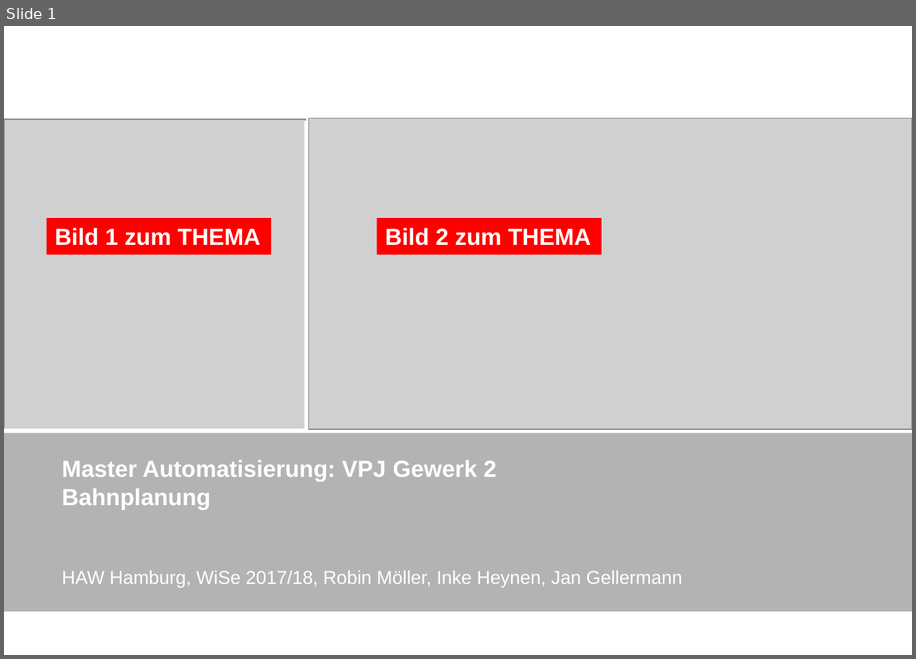
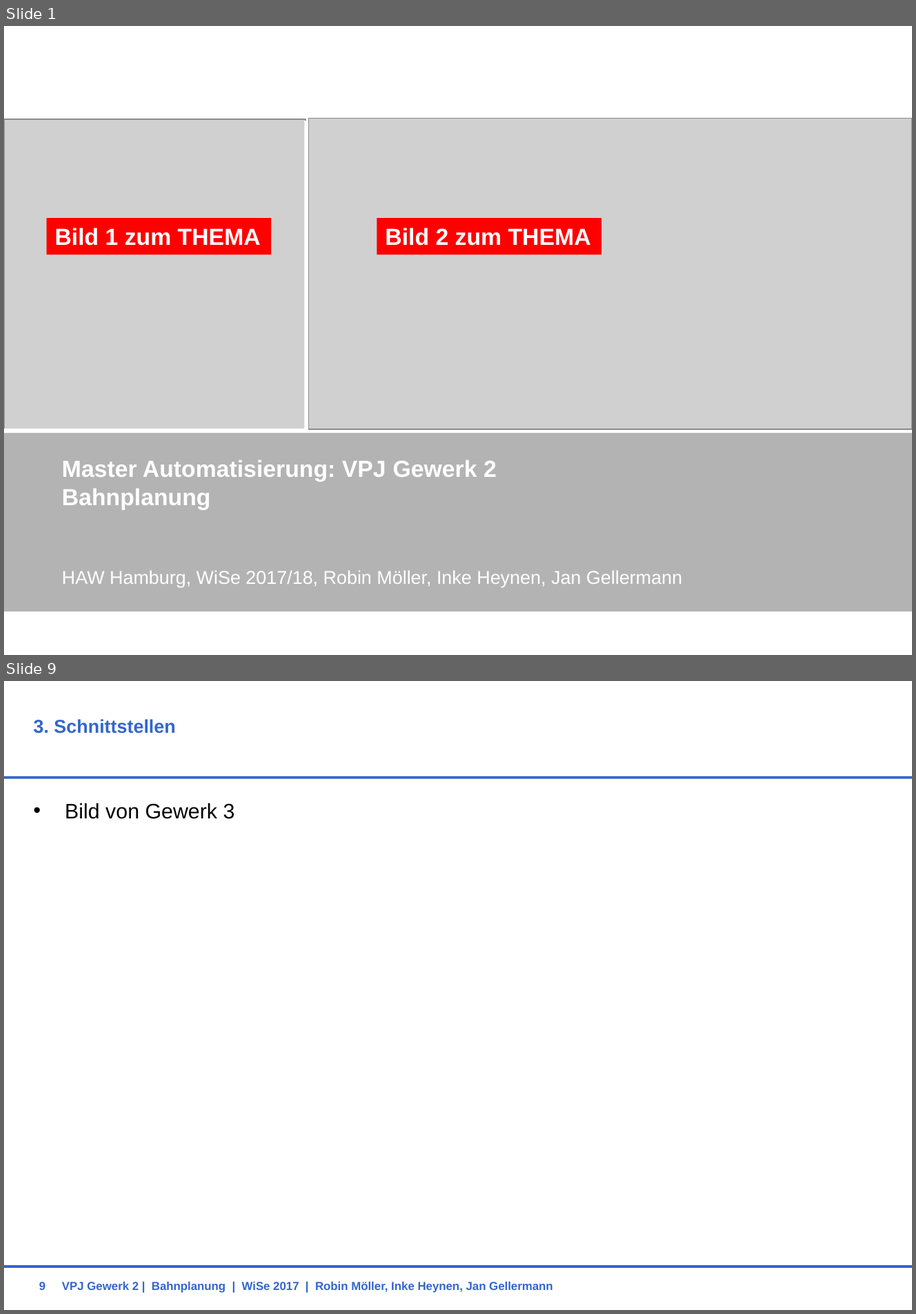
Before and after one commit to RobinMoeller/VPJ-Gewerk-2, a slide deck: Präsi_Konzept.pptx. Shown one above the other, each under a label of ours: slide 1 before the commit, slides 1 and 9 after it; the slides between them are not shown. The pictures are 916x659 and 916x1314 pixels, drawn with LibreOffice and Linux fonts; fonts in the diff are those of the drawing; grey boxes stand for pictures; background and template pictures are left out. Boxes give left, top, right and bottom in pixels: in the first picture for what was removed or moved away, otherwise in the second. Text is boxed around its words. In the diff, an @@ line names an element or a change of style, - is before the commit and + after.

```diff
--- a/Präsi_Konzept.pptx
+++ b/Präsi_Konzept.pptx
@@ slide 9 added at bbox=[4, 681, 912, 1310], background #FFFFFF @@
@@ title added at bbox=[34, 719, 175, 733], 16 pt, text #3366CC, bold @@
+3. Schnittstellen
@@ line added from (4, 778) to (912, 778), #3366CC 2.25 pt @@
@@ text added at bbox=[65, 803, 235, 819], 18 pt, text #000000 @@
+• Bild von Gewerk 3
@@ line added from (4, 1266) to (912, 1266), #3366CC 2.25 pt @@
@@ text added at bbox=[62, 1281, 553, 1292], 10 pt, text #3366CC, bold @@
+VPJ Gewerk 2 | Bahnplanung | WiSe 2017 | Robin Möller, Inke Heynen, Jan Gellermann
@@ page number added at bbox=[39, 1281, 45, 1290], 10 pt, text #3366CC, bold @@
+9
```
Also in this commit, not shown: 3 slides changed, 5 other slides added, 5 slides removed.
